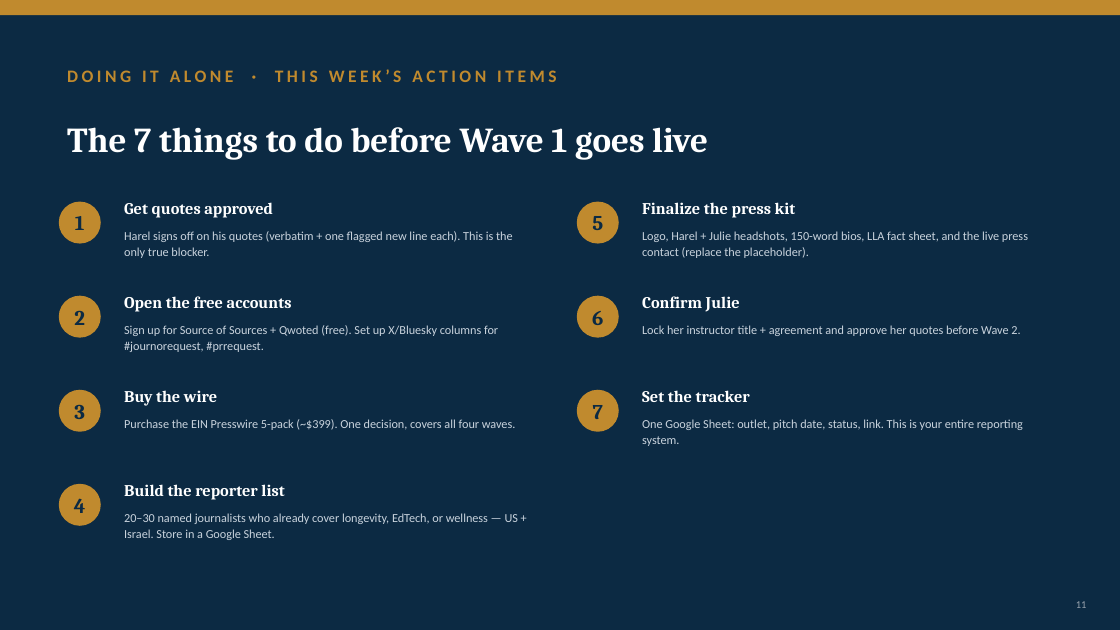
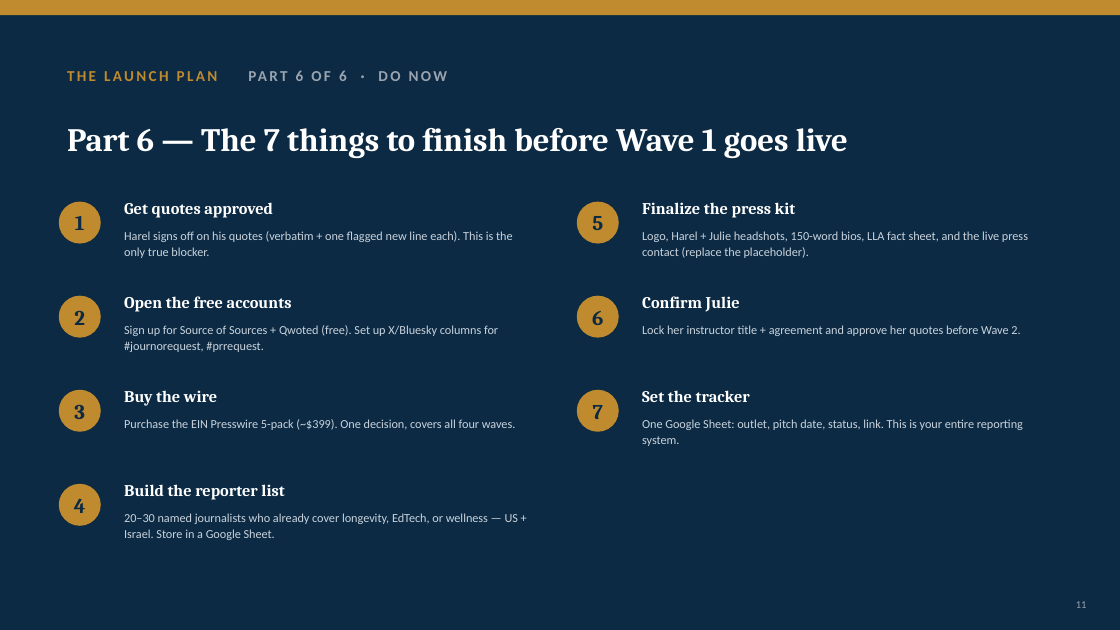
Before and after one commit to gitteromri-ux/eteacher-longevity-pr-campaign, a slide deck: slide 11 of eTeacher_Longevity_PR_Campaign.pptx. Drawn at 1120x630 pixels with LibreOffice and Linux fonts; fonts in the diff are those of the drawing. Boxes give left, top, right and bottom in pixels: in the first picture for what was removed or moved away, otherwise in the second. Text is boxed around its words. In the diff, an @@ line names an element or a change of style, - is before the commit and + after.

Commit message:
Rewrite opening plan into clear 6-part numbered narrative with MAP slide

```diff
--- a/eTeacher_Longevity_PR_Campaign.pptx
+++ b/eTeacher_Longevity_PR_Campaign.pptx
@@ text at (67, 70, 347, 81): text changed; size 15 to 13 pt; text colour #C08A2E to #9AA4AF @@
-DOING IT ALONE · THIS WEEK’S ACTION ITEMS
+THE LAUNCH PLAN PART 6 OF 6 · DO NOW
@@ text at (67, 128, 848, 158): text changed; size 30 to 28 pt @@
-The 7 things to do before Wave 1 goes live
+Part 6 — The 7 things to finish before Wave 1 goes live
```
Also in this commit, not shown: 6 other slides changed, 1 slide added, 1 slide removed.
